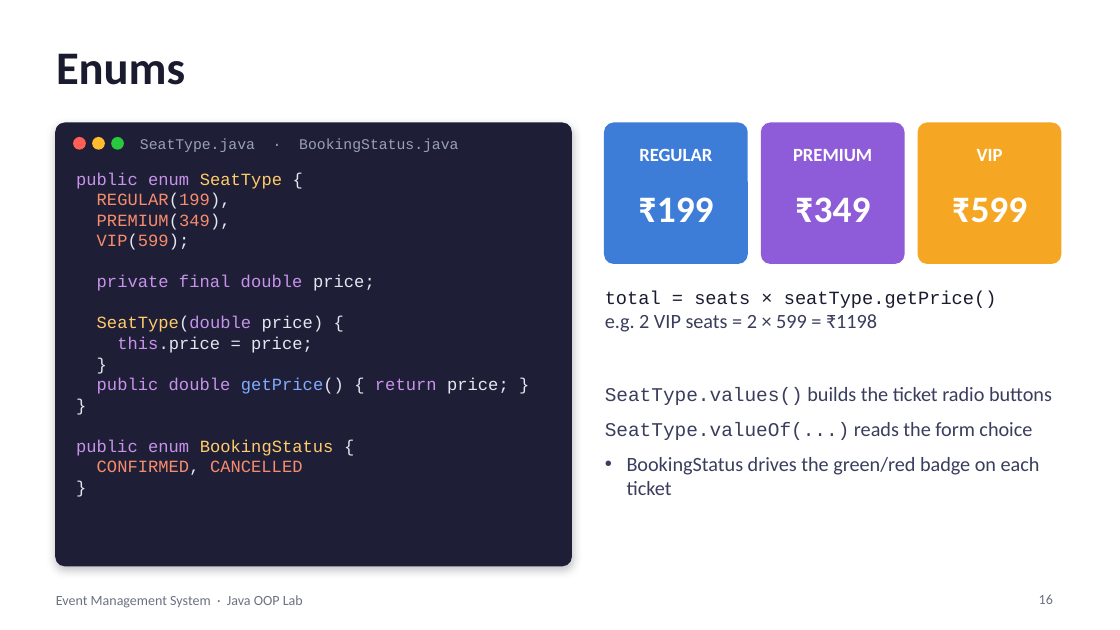
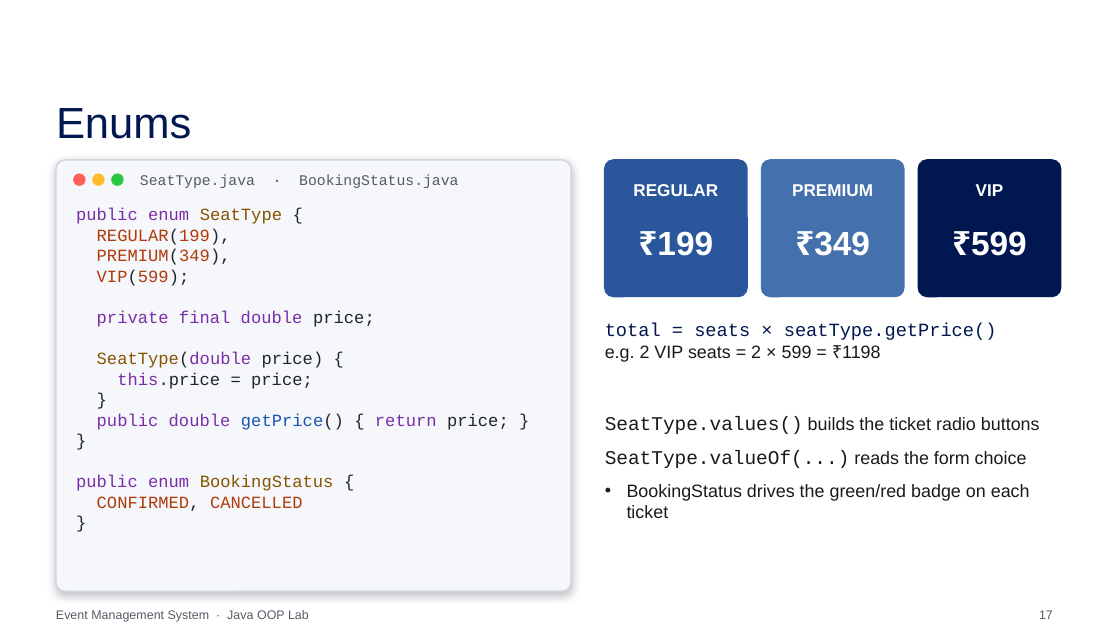
Before and after one commit to SuyashAnupam/Event-Mangement-Platform, a slide deck: slide 17 of Event_Management_System_OOP.pptx (slide 16 before the commit). Drawn at 1120x630 pixels with LibreOffice and Linux fonts; fonts in the diff are those of the drawing; background and template pictures are left out. Boxes give left, top, right and bottom in pixels: in the first picture for what was removed or moved away, otherwise in the second. Text is boxed around its words. In the diff, an @@ line names an element or a change of style, - is before the commit and + after.

```diff
--- a/Event_Management_System_OOP.pptx
+++ b/Event_Management_System_OOP.pptx
@@ title "Enums": place and size @@
-title "Enums" at box(56, 53, 185, 85)
+title "Enums" at box(56, 108, 191, 139)
@@ title "Enums" at box(56, 108, 191, 139): size 30 to 28 pt, font Calibri to Arial, text colour #1A1B2E to #00174F, bold off @@
@@ rounded rectangle: place and size @@
-rounded rectangle at box(56, 123, 571, 566)
+rounded rectangle at box(56, 160, 571, 591)
@@ rounded rectangle at box(56, 160, 571, 591): fill #1E1F36 to #F5F7FA; outline #1E1F36 1 pt to #D0D6E0 1 pt @@
@@ text "SeatType.java · BookingStatus.java" at box(140, 174, 458, 188): text colour #9AA0B8 to #555B66 @@
@@ rounded rectangle at box(605, 160, 747, 297): fill #3D7DD8 to #2A569B; outline #3D7DD8 1 pt to #2A569B 1 pt @@
@@ rounded rectangle at box(762, 160, 904, 297): fill #8E5CD9 to #4470AE; outline #8E5CD9 1 pt to #4470AE 1 pt @@
@@ 7 texts, 3 ellipses, 3 rounded rectangles: place and size @@
-7 texts, 3 ellipses, 3 rounded rectangles at box(74, 123, 1061, 263)
+7 texts, 3 ellipses, 3 rounded rectangles at box(74, 160, 1061, 297)
@@ size 12 to 11 pt, font Calibri to Arial in 3 elements at box(633, 184, 718, 196), box(792, 184, 873, 196), box(976, 184, 1004, 196) @@
@@ rounded rectangle at box(918, 160, 1061, 297): fill #F5A623 to #00174F; outline #F5A623 1 pt to #00174F 1 pt @@
@@ text "public enum SeatType {": place and size @@
-text "public enum SeatType {" at box(76, 172, 509, 475)
+text "public enum SeatType {" at box(76, 208, 509, 511)
@@ text "public enum SeatType {" at box(76, 208, 509, 511): text colour #C792EA to #7A2EA8 in "public enum", "private final double", "SeatType(double", "this.price" and 2 more places; text colour #FFCB6B to #855400 in "SeatType", "SeatType(double", "BookingStatus"; text colour #E4E6F0 to #1F2430 in "{", "REGULAR(199),", "PREMIUM(349),", "VIP(599);" and 9 more places; text colour #F78C6C to #B03A0C in "REGULAR(199),", "PREMIUM(349),", "VIP(599);", "CONFIRMED, CANCELLED"; text colour #82AAFF to #1A56B0 in "getPrice()" @@
@@ size 24 to 21.5 pt, font Calibri to Arial in 3 elements at box(657, 231, 713, 256), box(814, 231, 870, 256), box(971, 231, 1027, 256) @@
@@ text "total = seats × seatType.getPrice()": place and size @@
-text "total = seats × seatType.getPrice()" at box(605, 291, 997, 332)
+text "total = seats × seatType.getPrice()" at box(605, 323, 997, 362)
@@ text "total = seats × seatType.getPrice()" at box(605, 323, 997, 362): text colour #1A1B2E to #00174F in "total = seats × seatType.getPrice()"; size 13 to 11.5 pt, font Calibri to Arial, text colour #3A3D5C to #1A1A1A in "e.g. 2 VIP seats = 2 × ..." @@
@@ text "SeatType.values() builds the ticket radio ...": place and size @@
-text "SeatType.values() builds the ticket radio ..." at box(605, 387, 1052, 495)
+text "SeatType.values() builds the ticket radio ..." at box(605, 416, 1040, 518)
@@ text "SeatType.values() builds the ticket radio ..." at box(605, 416, 1040, 518): size 13 to 11.5 pt, font Calibri to Arial in "builds the ticket radio buttons", "reads the form choice", "BookingStatus drives the green/red badge on each ..."; text colour #3A3D5C to #1A1A1A @@
@@ text "Event Management System · Java ...": place and size @@
-text "Event Management System · Java ..." at box(56, 595, 303, 608)
+text "Event Management System · Java ..." at box(56, 610, 309, 622)
@@ text "Event Management System · Java ..." at box(56, 610, 309, 622): size 9 to 8 pt, font Calibri to Arial, text colour #6B7280 to #555B66 @@
@@ page number at box(1039, 610, 1053, 619): text changed; size 9 to 8 pt; font Calibri to Arial; text colour #6B7280 to #555B66 @@
-16
+17
```
Also in this commit, not shown: 26 other slides changed, 2 slides added, 1 slide removed.
